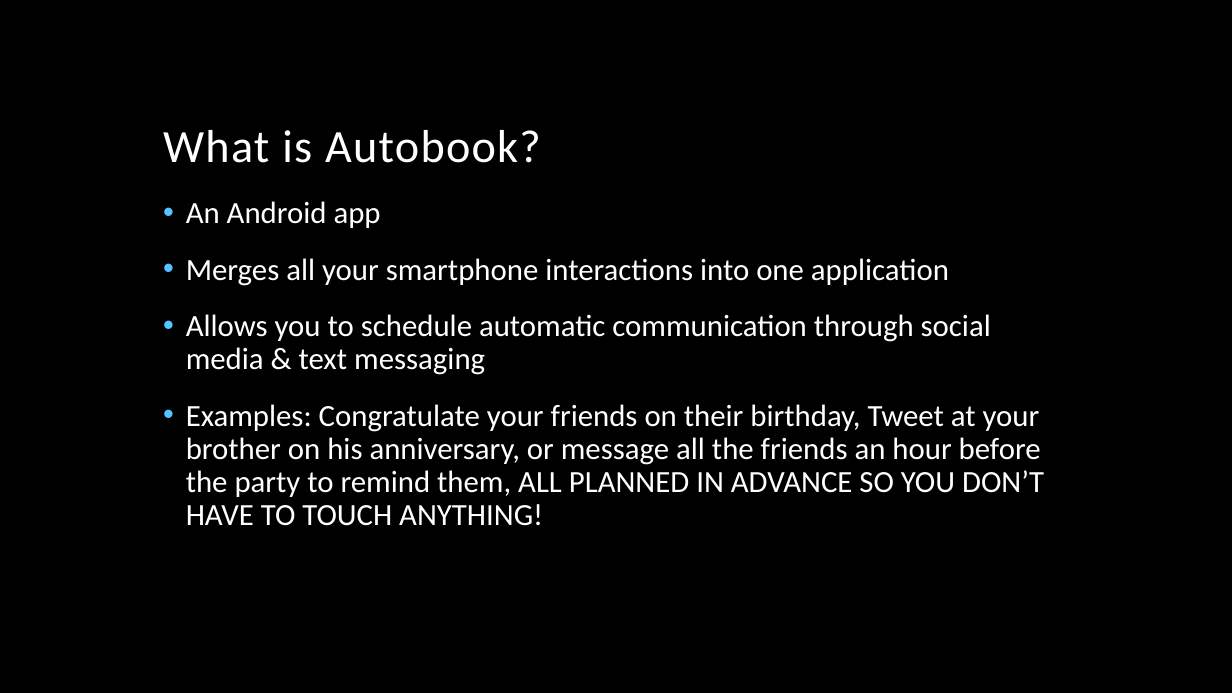
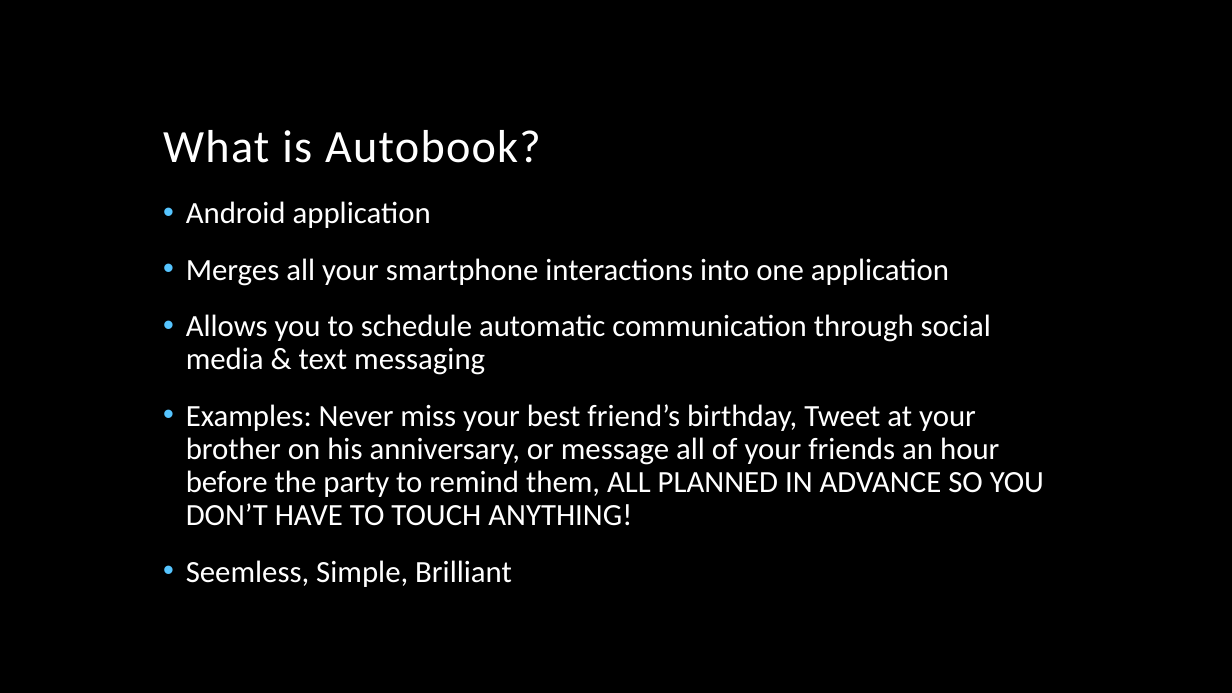
Before and after one commit to SebastianKarstensen/CIS454, a slide deck: slide 3 of Prototype Presentation/Autobook Prototype Presentation w NO VIDEOS.pptx. Drawn at 1232x693 pixels with LibreOffice and Linux fonts; fonts in the diff are those of the drawing; background and template pictures are left out. Boxes give left, top, right and bottom in pixels: in the first picture for what was removed or moved away, otherwise in the second. Text is boxed around its words. In the diff, an @@ line names an element or a change of style, - is before the commit and + after.

```diff
--- a/Prototype Presentation/Autobook Prototype Presentation w NO VIDEOS.pptx
+++ b/Prototype Presentation/Autobook Prototype Presentation w NO VIDEOS.pptx
@@ text at (x1=186, y1=201, x2=431, y2=228): text changed @@
-• An Android app
+• Android application
@@ text at (x1=186, y1=404, x2=1044, y2=587): text changed @@
-• Examples: Congratulate your friends on their birthday, Tweet at your brother on his anniversary, or message all the friends an hour before the party to remind them, ALL PLANNED IN ADVANCE SO YOU DON’T HAVE TO TOUCH ANYTHING!
+• Examples: Never miss your best friend’s birthday, Tweet at your brother on his anniversary, or message all of your friends an hour before the party to remind them, ALL PLANNED IN ADVANCE SO YOU DON’T HAVE TO TOUCH ANYTHING!
+• Seemless, Simple, Brilliant
```
Also in this commit, not shown: 5 other slides changed, 8 slides added, 2 slides removed, 18 other files.
